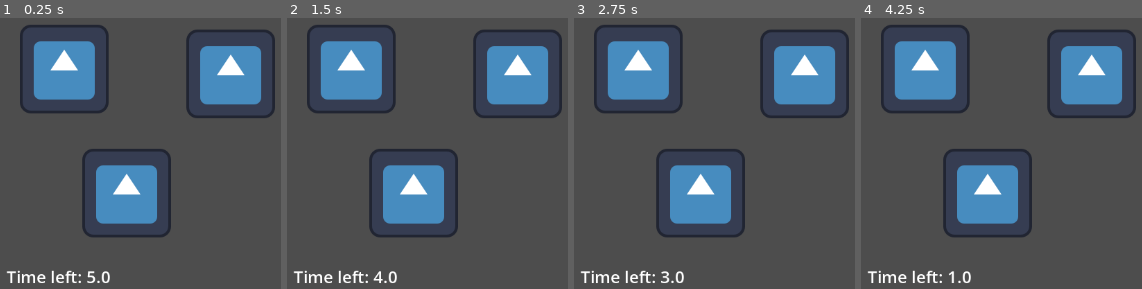
Above: before the commit, frames 1-4 (left to right).
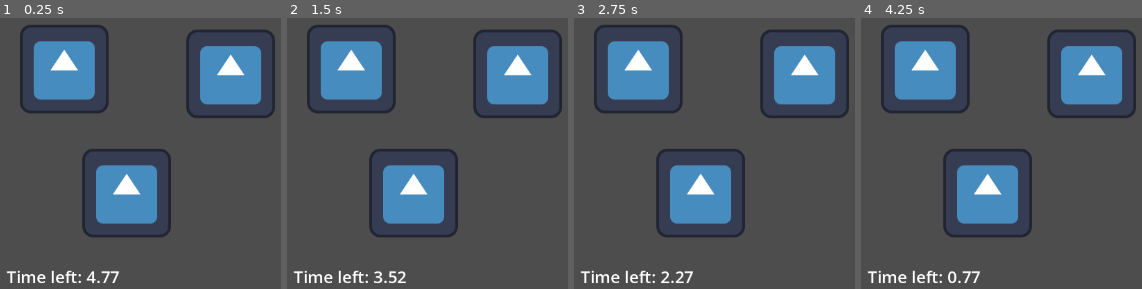
Above: after the commit, the same moments.

Repository: russjohnson09/godot-chess
Game: Godot game, scene res://entry_2.tscn
Same seed, same stepped clock (60 frames per second), same inputs: the game is played once before the commit and once after it. This scene is started directly instead of the project's main scene. The engine's default icon, where the game draws it, is replaced by a stand-in: a white triangle on a blue panel in a dark square.
Inputs:
- Up to frame 1 (0.25 s): no input
- Up to frame 2 (1.5 s): no input
- Up to frame 3 (2.75 s): no input
- Up to frame 4 (4.25 s): no input

The runs differ from the first frame. In frame 1, 0.3% of the frame differs, in the area x 30-43%, y 93-98%; in frame 2, 0.2%; in frame 3, 0.2%; in frame 4, 0.3%.

Commit message:
percision update

Diff:
--- a/godot-chess/godot-chess/entry_2_timer.gd
+++ b/godot-chess/godot-chess/entry_2_timer.gd
@@ -5,7 +5,7 @@
 
 func _process(_delta: float) -> void:
 	if timer and label:
-		label.text = "Time left: " + str(max(0.0, ceil(timer.time_left)))
+		label.text = "Time left: %.2f" % max(0.0, timer.time_left)
 
 func _on_timer_timeout() -> void:
 	get_tree().quit()
